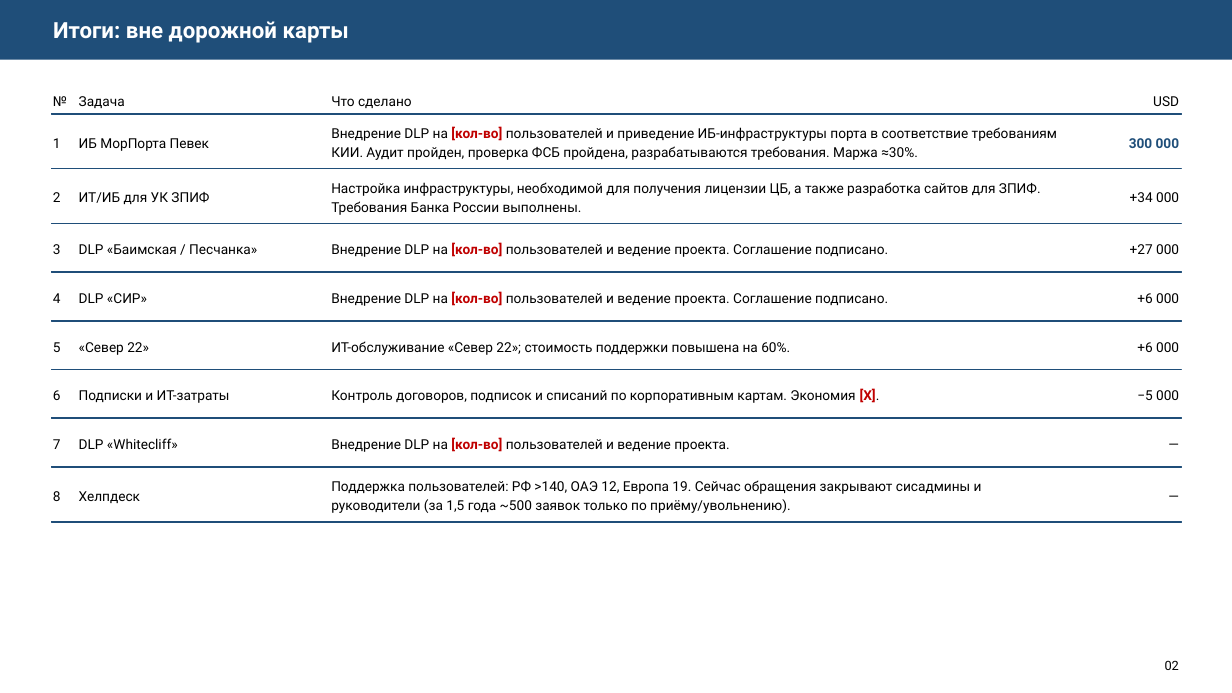
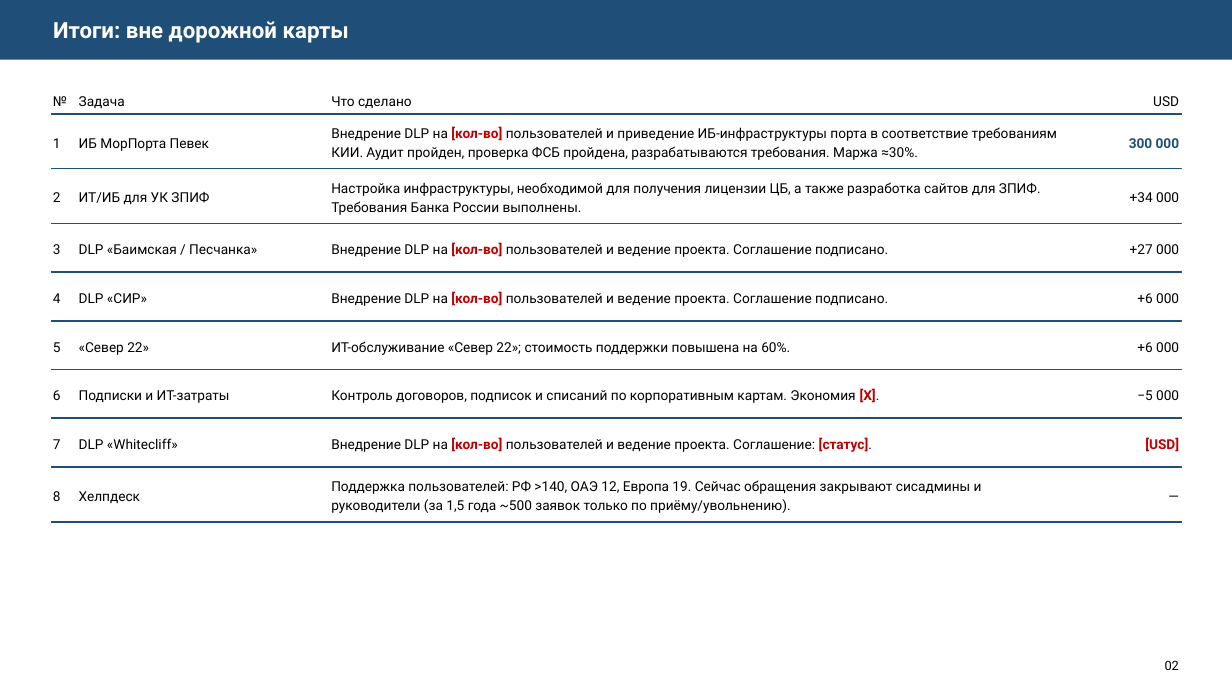
Before and after one commit to jordanbarnesceo88-tech/bpnm, a slide deck: slide 3 of presentation/Plan_IT-IB_v2.2.pptx. Drawn at 1232x693 pixels with LibreOffice and Linux fonts; fonts in the diff are those of the drawing. Boxes give left, top, right and bottom in pixels: in the first picture for what was removed or moved away, otherwise in the second. Text is boxed around its words. In the diff, an @@ line names an element or a change of style, - is before the commit and + after.

```diff
--- a/presentation/Plan_IT-IB_v2.2.pptx
+++ b/presentation/Plan_IT-IB_v2.2.pptx
@@ text at box(331, 437, 872, 452): text changed @@
-Внедрение DLP на [кол-во] пользователей и ведение проекта.
+Внедрение DLP на [кол-во] пользователей и ведение проекта. Соглашение: [статус].
@@ text at box(1145, 437, 1179, 452): text changed; text colour #000000 to #C00000; bold on @@
-—
+[USD]
```
Also in this commit, not shown: 5 other slides changed, 1 other file.
